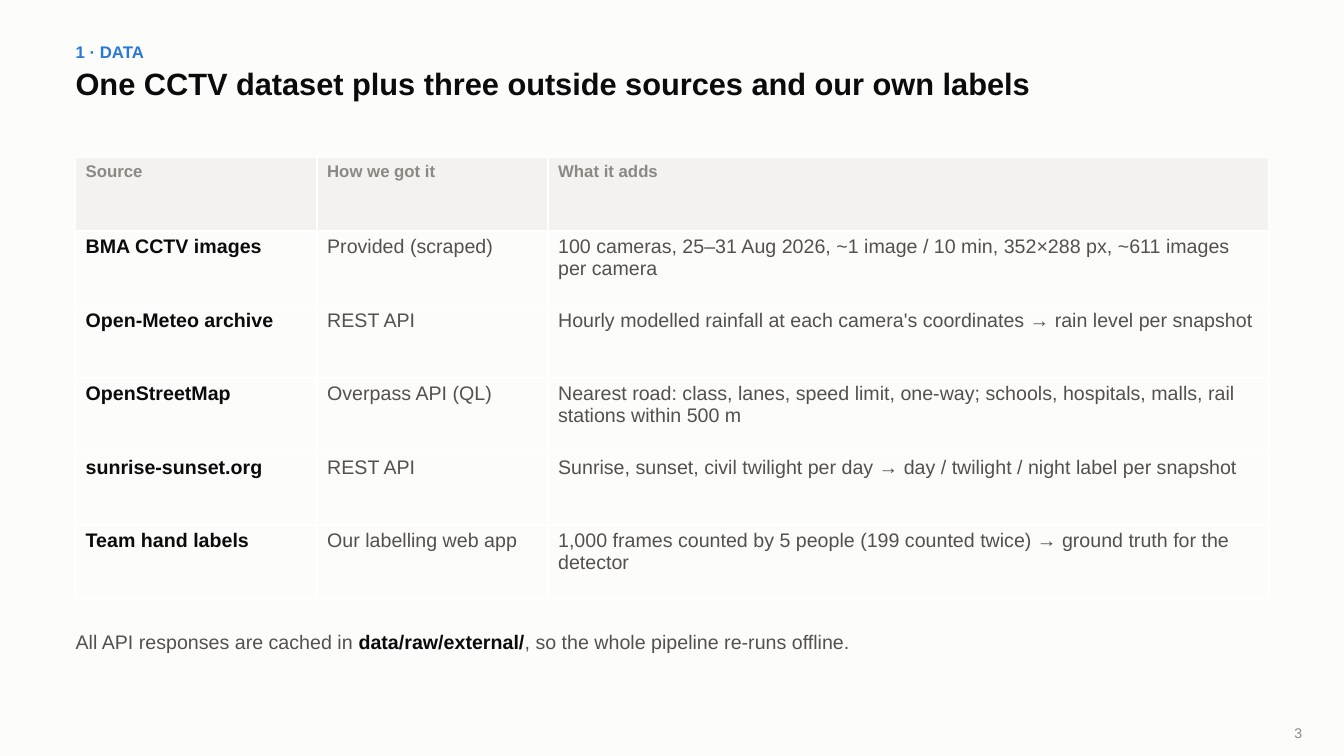
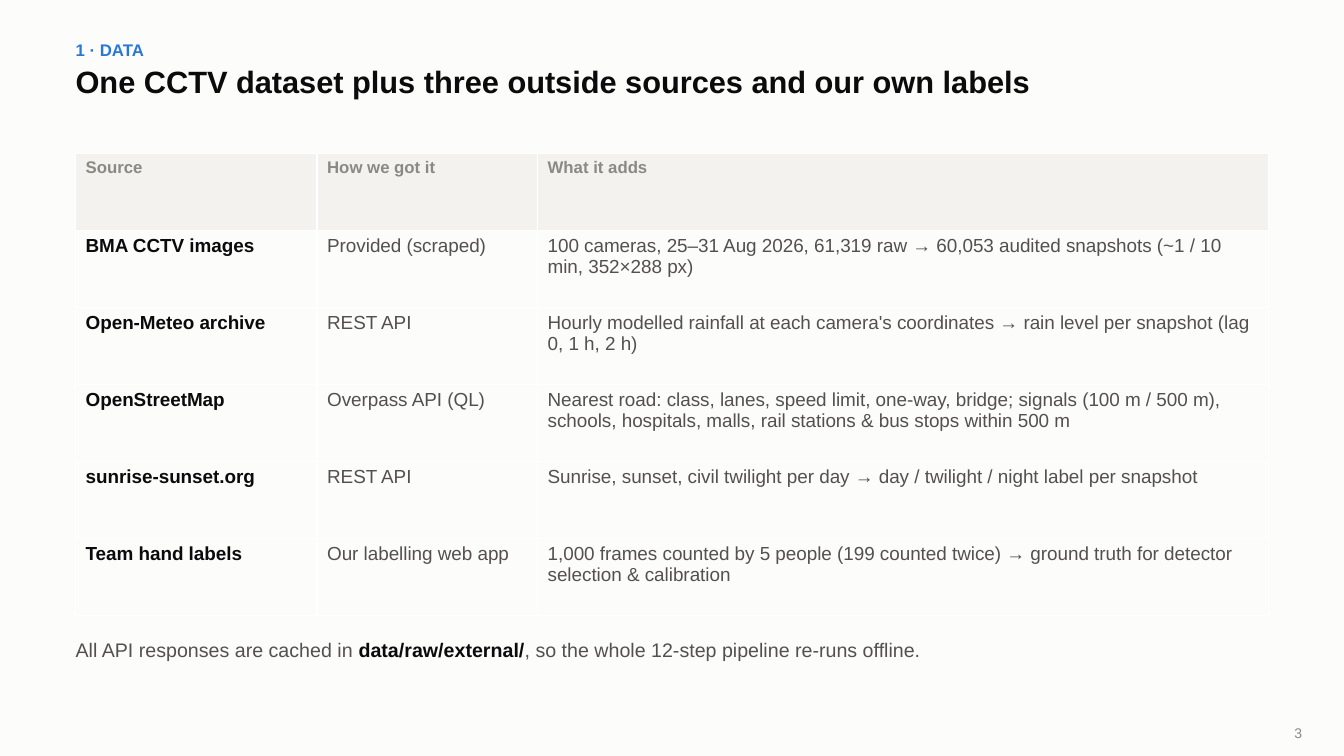
Before and after one commit to PEN1TENT/DSDE-final-project, a slide deck: slide 3 of reports/slides/slides.pptx. Drawn at 1344x756 pixels with LibreOffice and Linux fonts; fonts in the diff are those of the drawing. Boxes give left, top, right and bottom in pixels: in the first picture for what was removed or moved away, otherwise in the second. Text is boxed around its words. In the diff, an @@ line names an element or a change of style, - is before the commit and + after.

Commit message:
Add feed audit, Traffic DNA, rain DiD, tidal flow, spatial sync insights and 22-slide deck

```diff
--- a/reports/slides/slides.pptx
+++ b/reports/slides/slides.pptx
@@ table at box(76, 153, 1269, 615) @@
-row 2, column 3: 100 cameras, 25–31 Aug 2026, ~1 image / 10 min, 352×288 px, ~611 images per camera
+row 2, column 3: 100 cameras, 25–31 Aug 2026, 61,319 raw → 60,053 audited snapshots (~1 / 10 min, 352×288 px)
-row 3, column 3: Hourly modelled rainfall at each camera's coordinates → rain level per snapshot
+row 3, column 3: Hourly modelled rainfall at each camera's coordinates → rain level per snapshot (lag 0, 1 h, 2 h)
-row 4, column 3: Nearest road: class, lanes, speed limit, one-way; schools, hospitals, malls, rail stations within 500 m
+row 4, column 3: Nearest road: class, lanes, speed limit, one-way, bridge; signals (100 m / 500 m), schools, hospitals, malls, rail stations & bus stops within 500 m
-row 6, column 3: 1,000 frames counted by 5 people (199 counted twice) → ground truth for the detector
+row 6, column 3: 1,000 frames counted by 5 people (199 counted twice) → ground truth for detector selection & calibration
@@ size 14 to 13.5 pt in "BMA CCTV images", "Provided (scraped)", "Open-Meteo archive", "REST API" and 7 more places @@
@@ table: place and size @@
-table at box(76, 157, 1269, 599)
+table at box(76, 153, 1269, 615)
@@ text at box(76, 642, 920, 661): text changed @@
-All API responses are cached in data/raw/external/, so the whole pipeline re-runs offline.
+All API responses are cached in data/raw/external/, so the whole 12-step pipeline re-runs offline.
```
Also in this commit, not shown: 15 other slides changed, 6 slides added, 2 slides removed, 34 other files.
